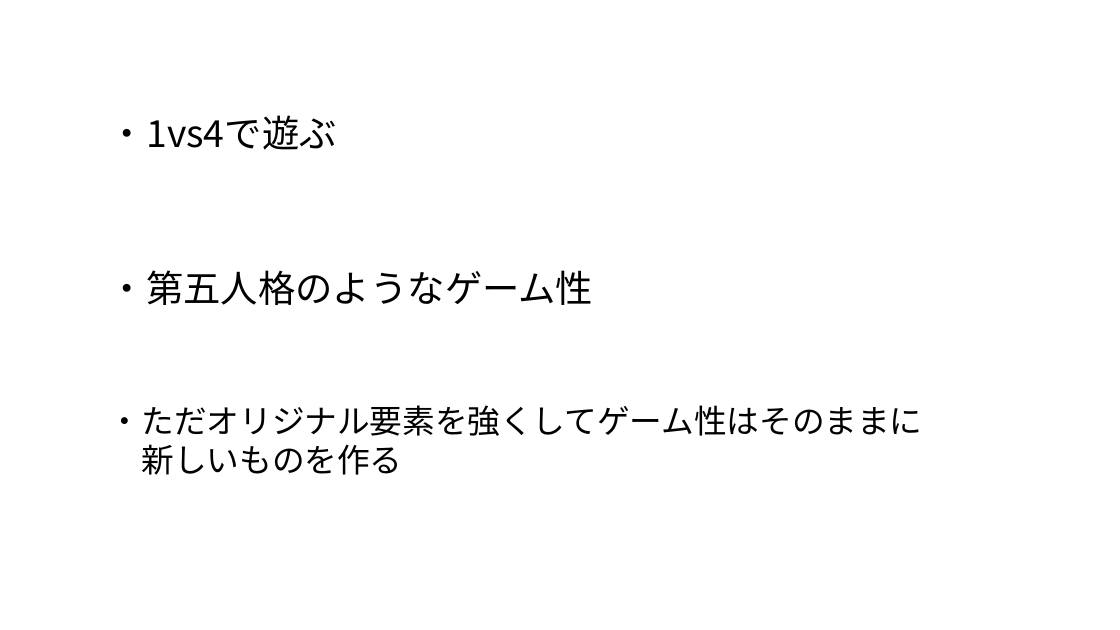
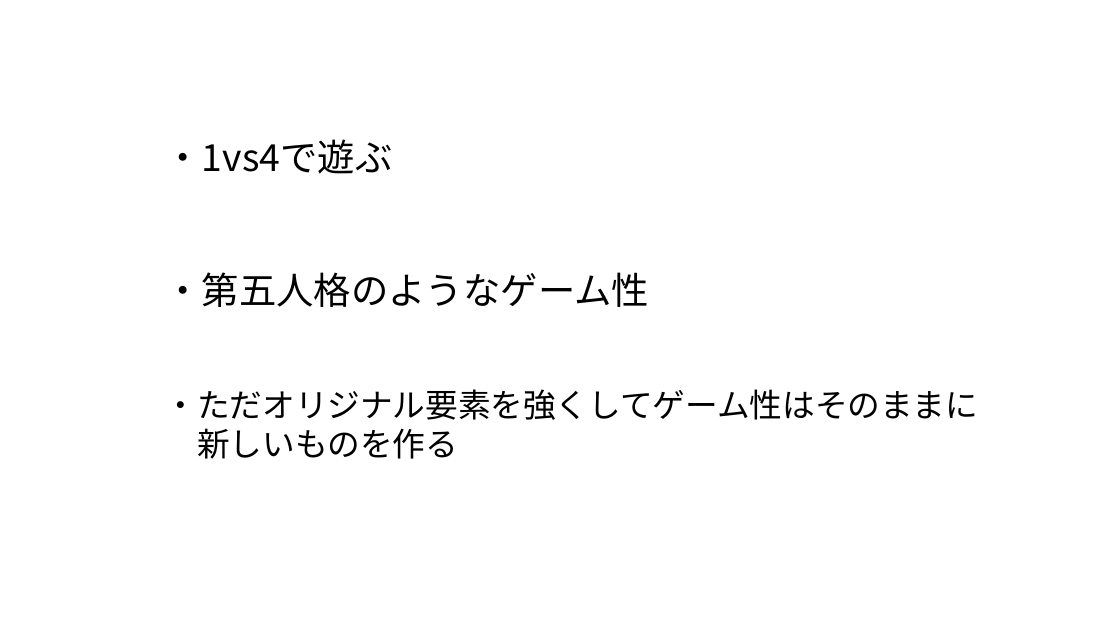
Before and after one commit to kaya0215i/realtime-game, a slide deck: slide 3 of docs/design/2年リアルタイムゲーム企画書.pptx (slide 2 before the commit). Drawn at 1120x630 pixels with LibreOffice and Linux fonts; fonts in the diff are those of the drawing. Boxes give left, top, right and bottom in pixels: in the first picture for what was removed or moved away, otherwise in the second. Text is boxed around its words. In the diff, an @@ line names an element or a change of style, - is before the commit and + after.

```diff
--- a/docs/design/2年リアルタイムゲーム企画書.pptx
+++ b/docs/design/2年リアルタイムゲーム企画書.pptx
@@ text "・1vs4で遊ぶ": place and size @@
-text "・1vs4で遊ぶ" at bbox=[109, 115, 337, 150]
+text "・1vs4で遊ぶ" at bbox=[165, 139, 393, 174]
@@ text "・第五人格のようなゲーム性": place and size @@
-text "・第五人格のようなゲーム性" at bbox=[109, 270, 593, 305]
+text "・第五人格のようなゲーム性" at bbox=[165, 272, 649, 307]
@@ text "・ただオリジナル要素を強くしてゲーム性はそのままに": place and size @@
-text "・ただオリジナル要素を強くしてゲーム性はそのままに" at bbox=[109, 405, 923, 475]
+text "・ただオリジナル要素を強くしてゲーム性はそのままに" at bbox=[165, 389, 979, 459]
```
Also in this commit, not shown: 1 slide added, 21 other files.
